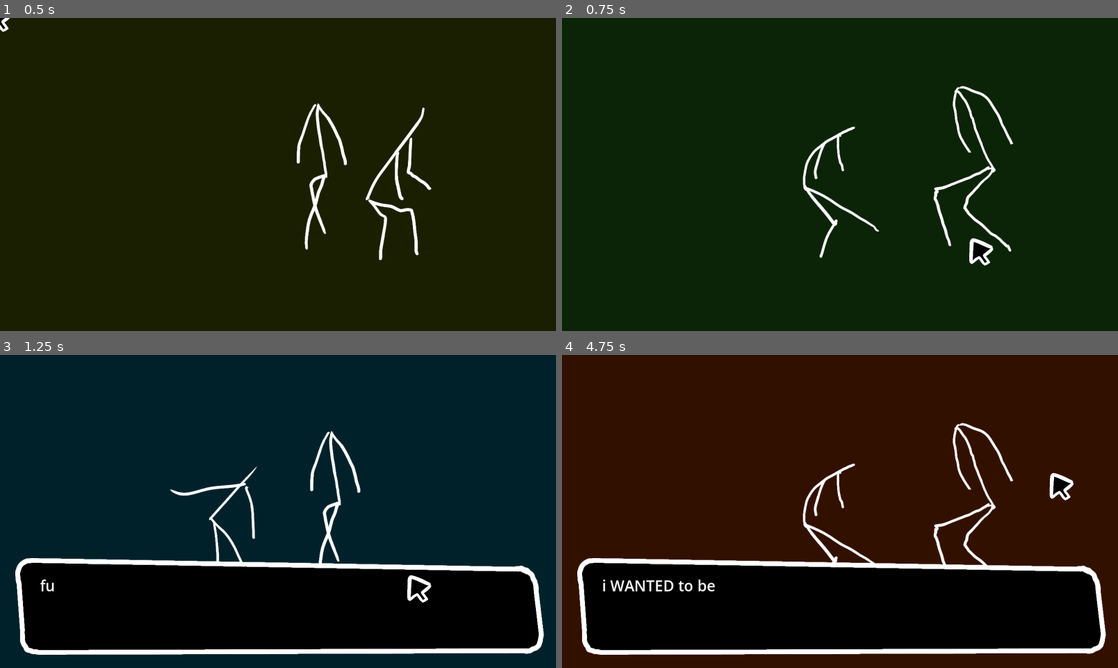
Above: before the commit, frames 1-4 (two rows, left to right).
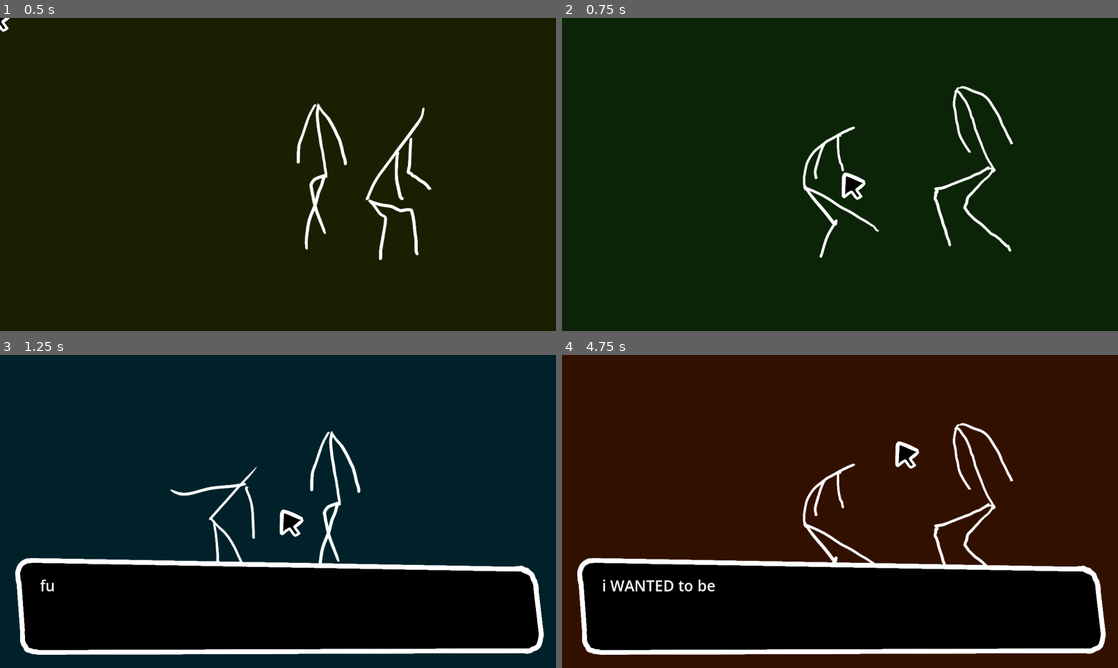
Above: after the commit, the same moments.

Repository: MarmadileManteater/Anxiety-Game
Game: Godot game, scene res://scenes/global/global.tscn
Same seed, same stepped clock (60 frames per second), same inputs: the game is played once before the commit and once after it.
Inputs (mouse positions are in pixels of both pictures, inside the frame that each line leads up to):
- Up to frame 1 (0.5 s): no input
- Up to frame 2 (0.75 s): click (840, 174) at 0.5 s
- Up to frame 3 (1.25 s): no input
- Up to frame 4 (4.75 s): click (840, 511) at 1.25 s; click (840, 511) at 2 s; move the mouse to (962, 495) at 2.77 s; click (962, 495) at 2.92 s; move the mouse to (728, 527) at 3.52 s; click (728, 527) at 3.67 s; move the mouse to (895, 442) at 4.27 s; click (895, 442) at 4.42 s

Frame 1 is identical in both runs. In frame 2, 0.5% of the frame differs, in the area x 50-78%, y 49-80%; in frame 3, 0.5%; in frame 4, 0.6%, in the area x 59-92%, y 27-47%.

Commit message:
Fix pointer alignment issue

Diff:
--- a/project/scenes/global/global.gd
+++ b/project/scenes/global/global.gd
@@ -9,7 +9,7 @@
 func _input(event: InputEvent) -> void:
 
 	if event is InputEventMouseMotion:
-		$Cursor.position = event.position
+		$Cursor.position = (event.position / 1.5) + Vector2(30, 30)
 
 
 # Called every frame. 'delta' is the elapsed time since the previous frame.
